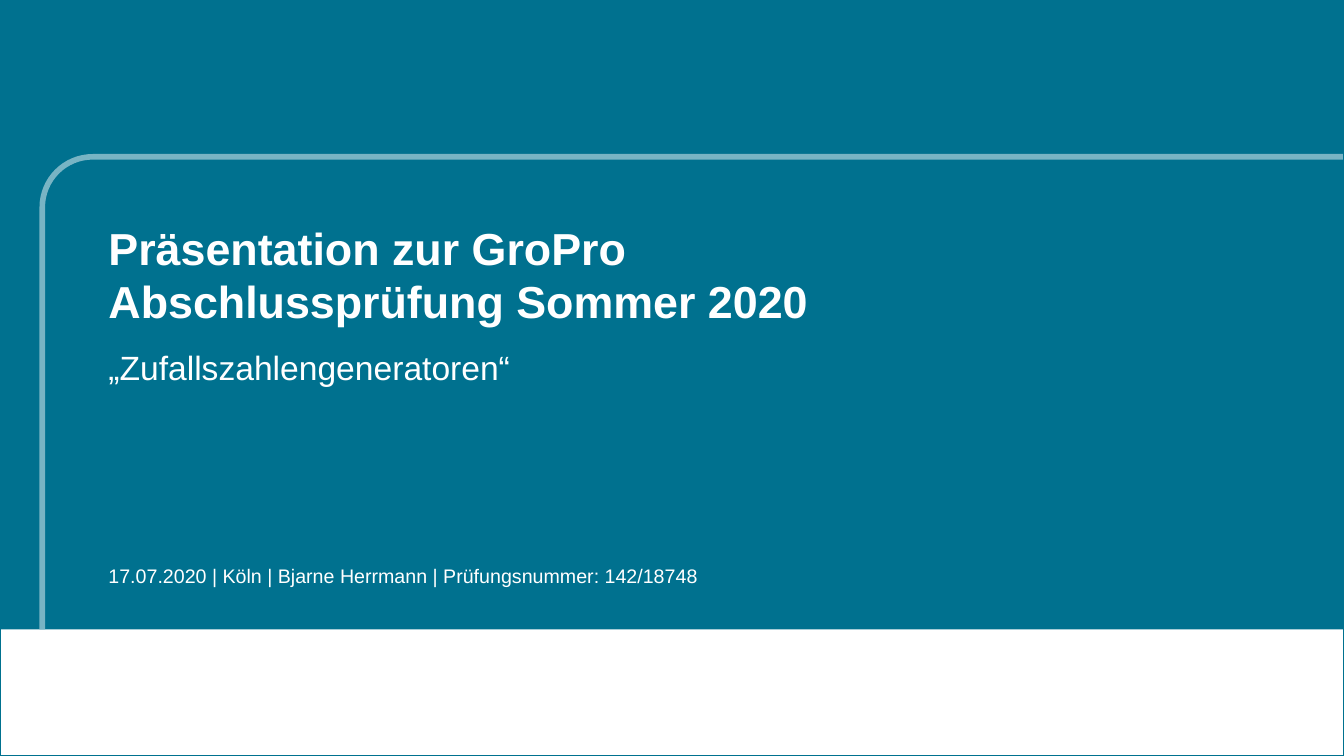
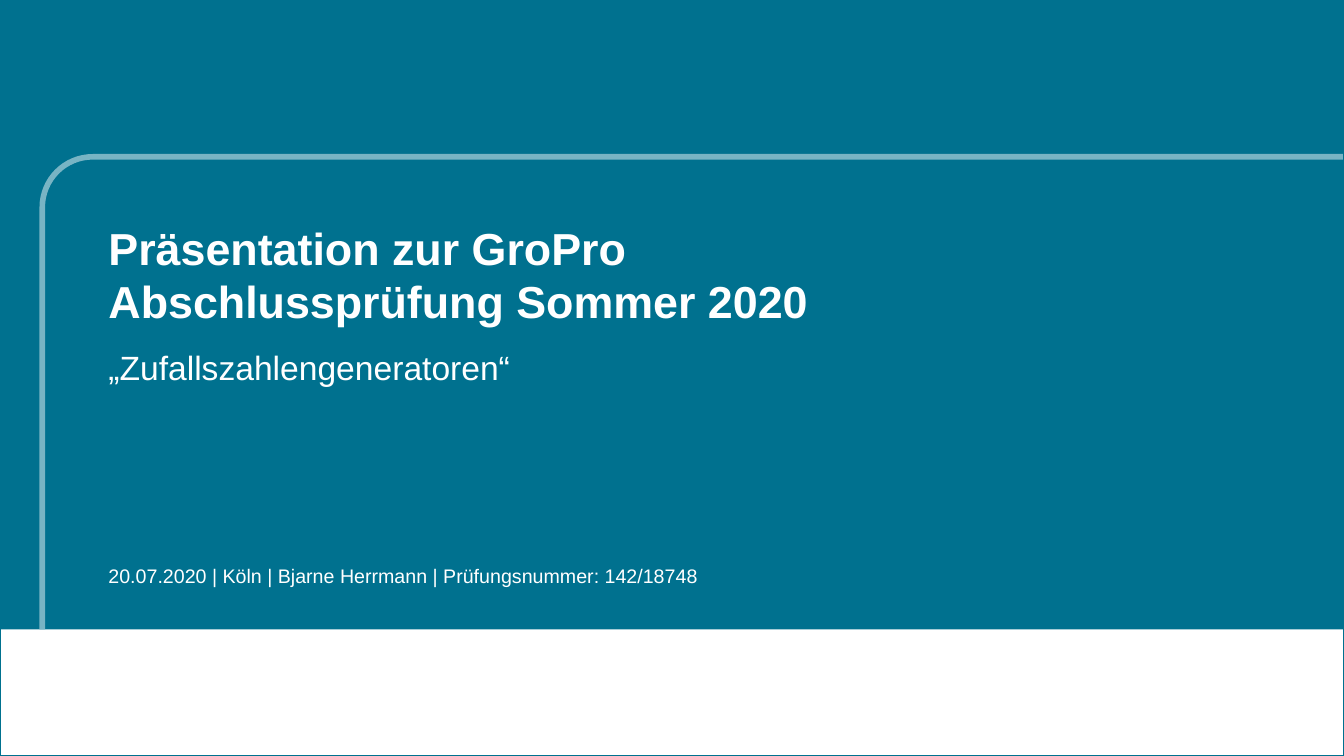
Before and after one commit to Facemirrored/go-pro-pruefung, a slide deck: slide 1 of data/documents/Herrmann_Bjarne_GoPro.pptx. Drawn at 1344x756 pixels with LibreOffice and Linux fonts; fonts in the diff are those of the drawing; background and template pictures are left out. Boxes give left, top, right and bottom in pixels: in the first picture for what was removed or moved away, otherwise in the second. Text is boxed around its words. In the diff, an @@ line names an element or a change of style, - is before the commit and + after.

```diff
--- a/data/documents/Herrmann_Bjarne_GoPro.pptx
+++ b/data/documents/Herrmann_Bjarne_GoPro.pptx
@@ text at (108,568,698,587): text changed @@
-17.07.2020 | Köln | Bjarne Herrmann | Prüfungsnummer: 142/18748
+20.07.2020 | Köln | Bjarne Herrmann | Prüfungsnummer: 142/18748
```
Also in this commit, not shown: 13 other slides changed, 5 other files.
